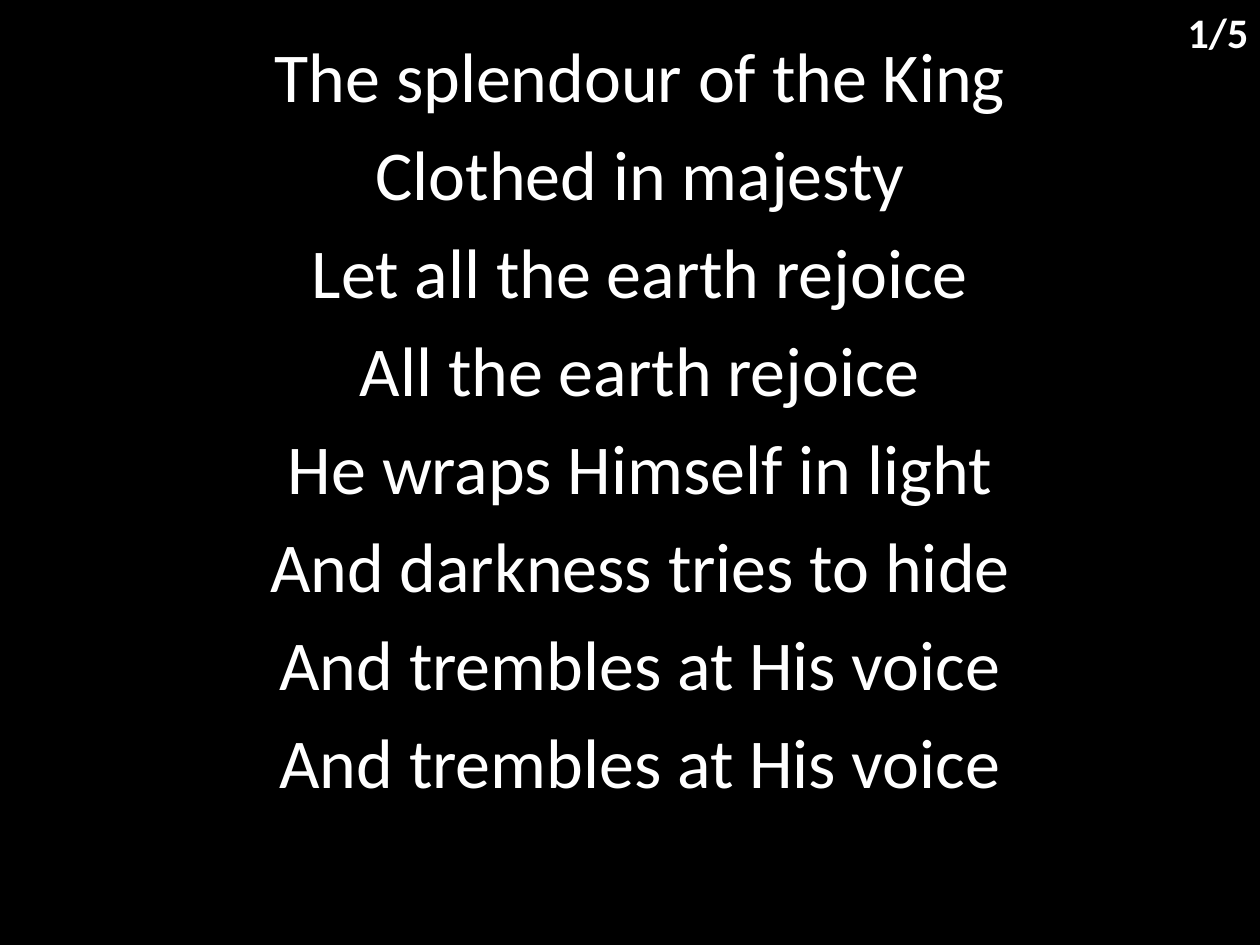
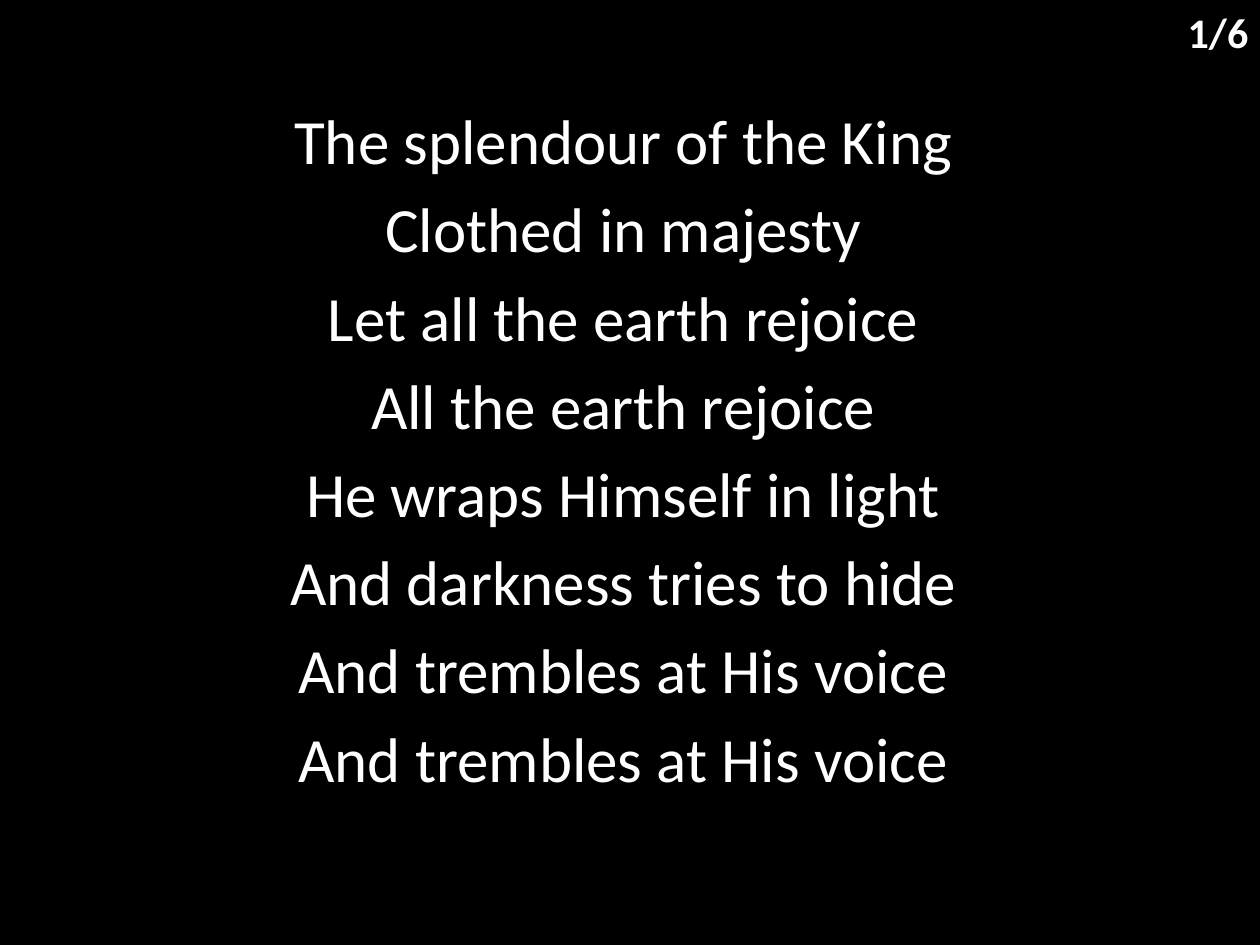
Before and after one commit to hoo-are-ya/worship, a slide deck: slide 2 of docs/songs/how great is our god.pptx. Drawn at 1260x945 pixels with LibreOffice and Linux fonts; fonts in the diff are those of the drawing. Boxes give left, top, right and bottom in pixels: in the first picture for what was removed or moved away, otherwise in the second. Text is boxed around its words. In the diff, an @@ line names an element or a change of style, - is before the commit and + after.

```diff
--- a/docs/songs/how great is our god.pptx
+++ b/docs/songs/how great is our god.pptx
@@ text at (x1=1188, y1=18, x2=1249, y2=50): text changed @@
-1/5
+1/6
@@ subtitle "The splendour of the King" moved from (x1=270, y1=53, x2=1009, y2=789) to (x1=290, y1=120, x2=956, y2=783) @@
@@ subtitle "The splendour of the King" at (x1=290, y1=120, x2=956, y2=783): size 40 to 36 pt @@
```
Also in this commit, not shown: 4 other slides changed, 1 slide added, 12 other files.
